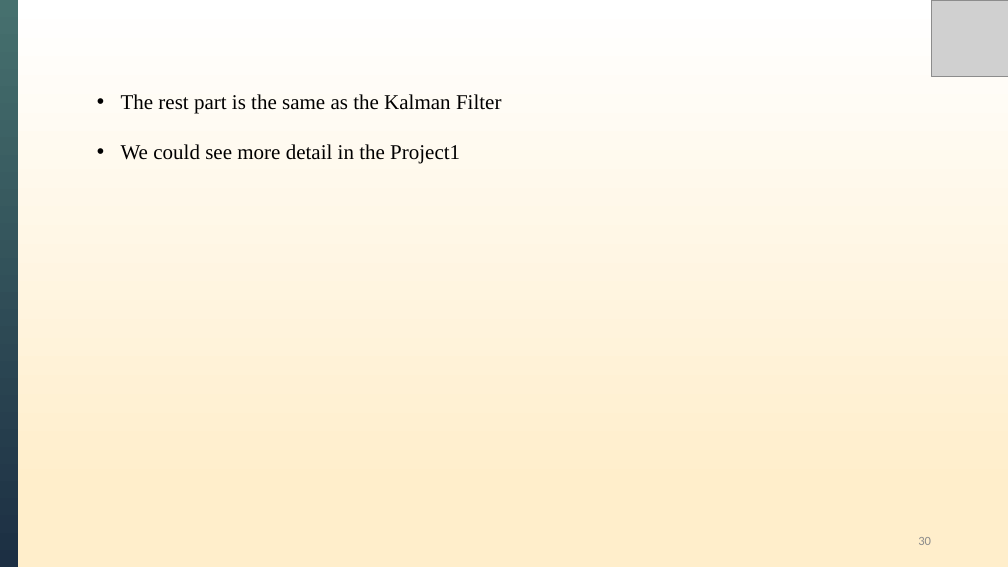
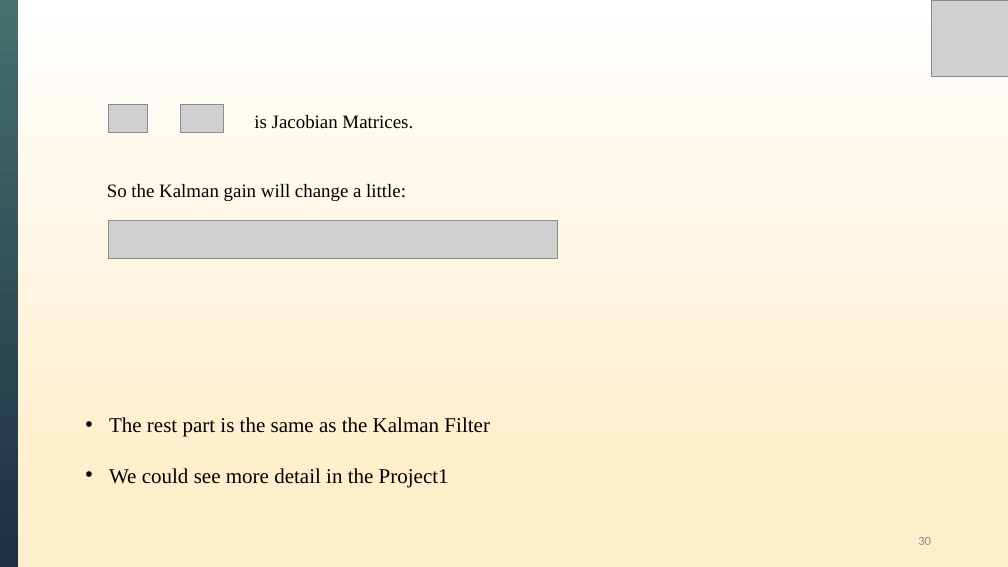
Before and after one commit to XiongWT1024/self-study-2024, a slide deck: slide 30 of Kalman Filter/Kalman Filters_Slide.pptx. Drawn at 1008x567 pixels with LibreOffice and Linux fonts; fonts in the diff are those of the drawing; grey boxes stand for pictures. Boxes give left, top, right and bottom in pixels: in the first picture for what was removed or moved away, otherwise in the second. Text is boxed around its words. In the diff, an @@ line names an element or a change of style, - is before the commit and + after.

Commit message:
little update in PPT

```diff
--- a/Kalman Filter/Kalman Filters_Slide.pptx
+++ b/Kalman Filter/Kalman Filters_Slide.pptx
@@ picture added at bbox=[109, 104, 147, 132] @@
@@ picture added at bbox=[180, 104, 223, 132] @@
@@ text added at bbox=[254, 115, 413, 129], 18 pt, text #000000 @@
+is Jacobian Matrices.
@@ text added at bbox=[107, 184, 406, 201], 18 pt, text #000000 @@
+  So the Kalman gain will change a little:
@@ picture added at bbox=[109, 220, 558, 258] @@
@@ text "The rest part is the ...": place and size @@
-text "The rest part is the ..." at bbox=[121, 94, 502, 164]
+text "The rest part is the ..." at bbox=[109, 417, 490, 487]
```
Also in this commit, not shown: 2 other slides changed, 1 other file.
